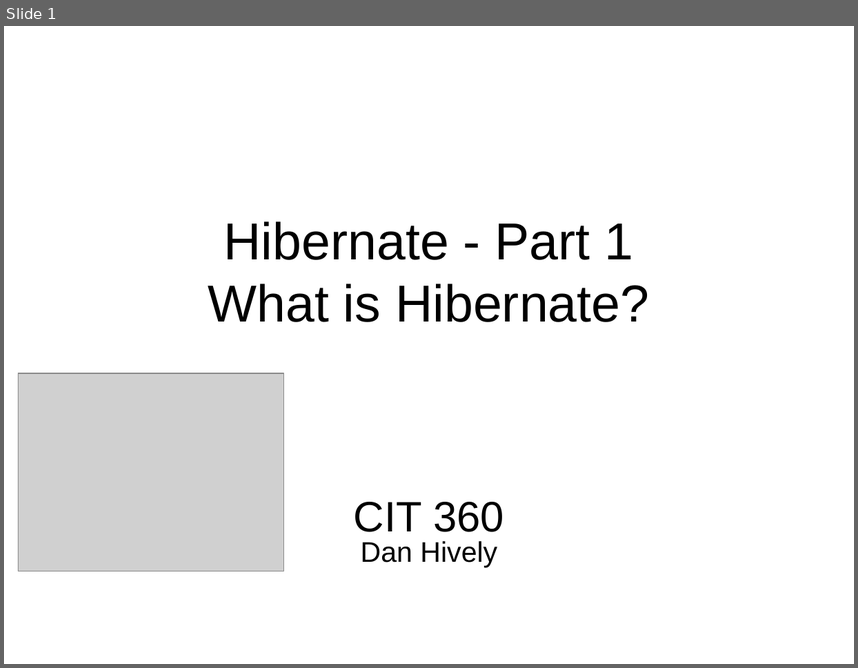
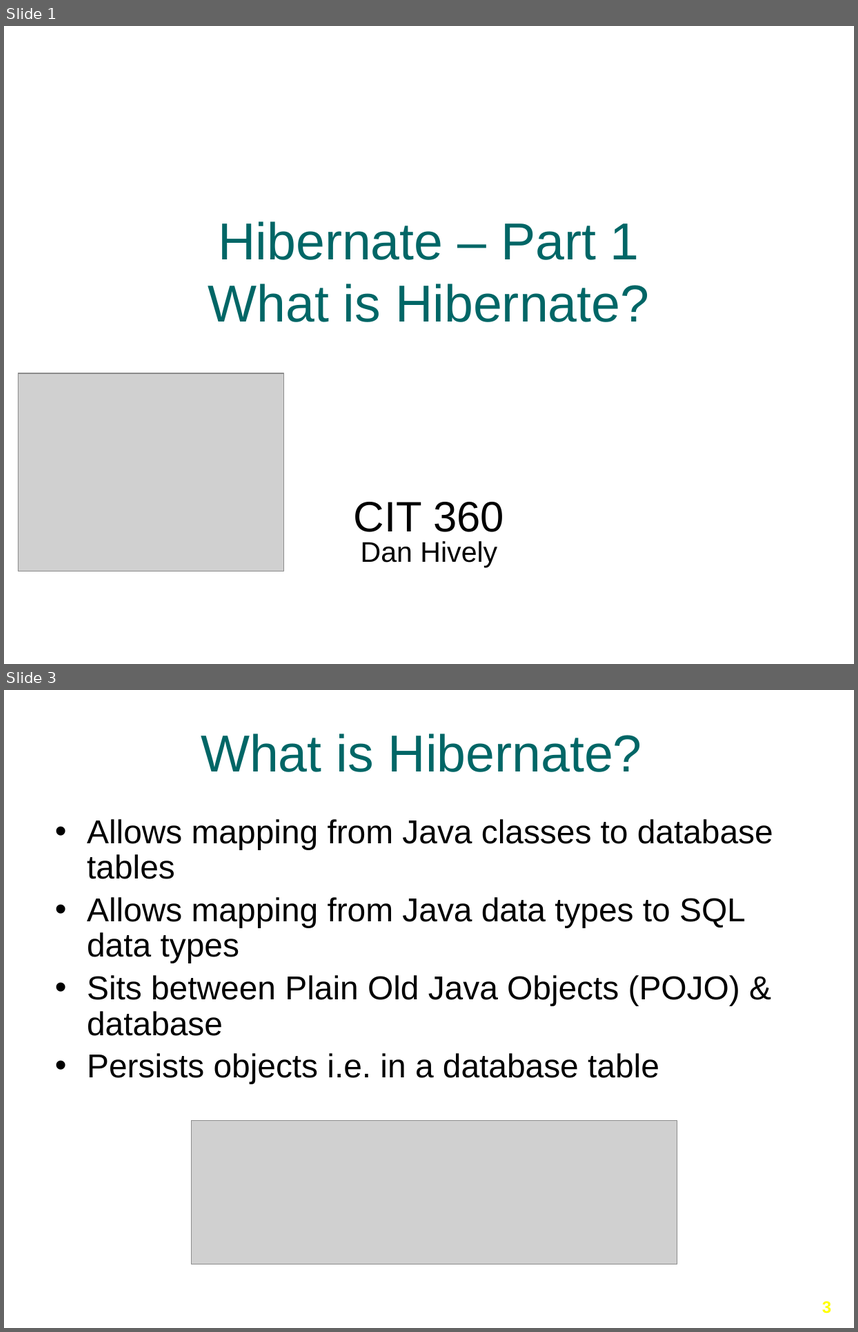
Before and after one commit to Ansilacerda/CIT360-Portfolio, a slide deck: Presentations/Hibernate/Hibernate-Part-1.pptx. Shown one above the other, each under a label of ours: slide 1 before the commit, slides 1 and 3 after it; the slides between them are not shown. The pictures are 858x668 and 858x1332 pixels, drawn with LibreOffice and Linux fonts; fonts in the diff are those of the drawing; grey boxes stand for pictures; background and template pictures are left out. Boxes give left, top, right and bottom in pixels: in the first picture for what was removed or moved away, otherwise in the second. Text is boxed around its words. In the diff, an @@ line names an element or a change of style, - is before the commit and + after.

Commit message:
Hibernate presentation

```diff
--- a/Presentations/Hibernate/Hibernate-Part-1.pptx
+++ b/Presentations/Hibernate/Hibernate-Part-1.pptx
@@ slide 3 added at <box>4,690,854,1328</box>, background picture (left out) @@
@@ title added at <box>201,733,642,772</box>, 44 pt, text #006666 @@
+What is Hibernate?
@@ text added at <box>87,819,773,1083</box>, 28 pt, text #000000 @@
+• Allows mapping from Java classes to database tables
+• Allows mapping from Java data types to SQL data types
+• Sits between Plain Old Java Objects (POJO) & database
+• Persists objects i.e. in a database table
@@ picture added at <box>192,1120,677,1264</box> @@
@@ page number added at <box>822,1301,831,1313</box>, 14 pt, text #FFFF00, bold @@
+3
@@ slide 1 changed as well @@
@@ title at <box>208,221,649,322</box>: text changed; text colour #000000 to #006666 @@
-Hibernate - Part 1
-What is Hibernate?
+Hibernate – Part 1
+What is Hibernate?
```
Also in this commit, not shown: 2 other slides changed, 2 other slides added, 18 slides removed, 1 other file.
